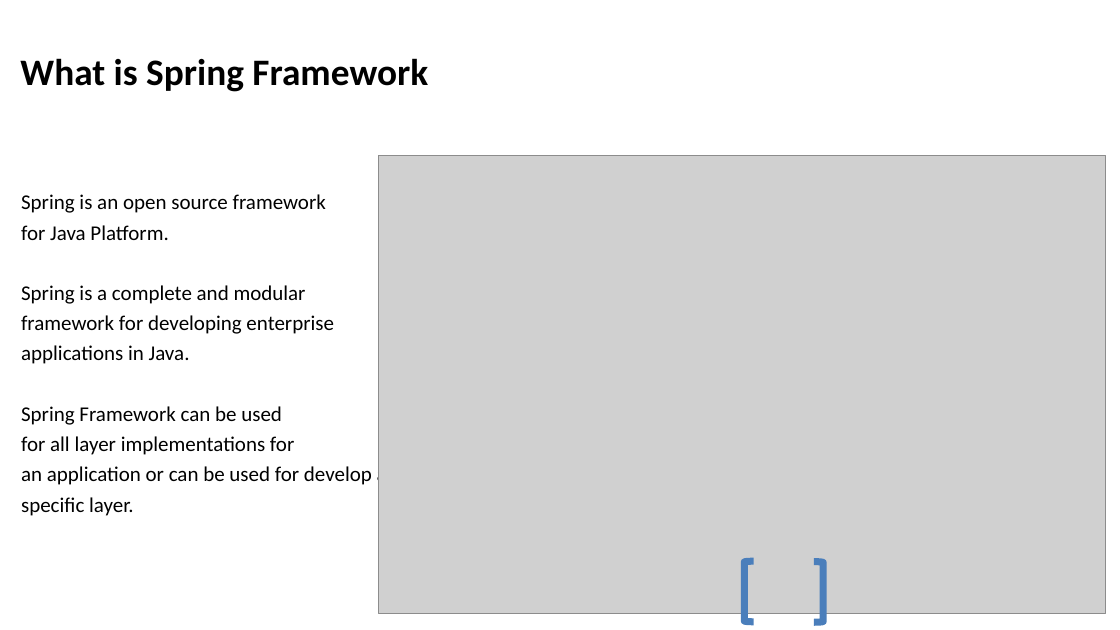
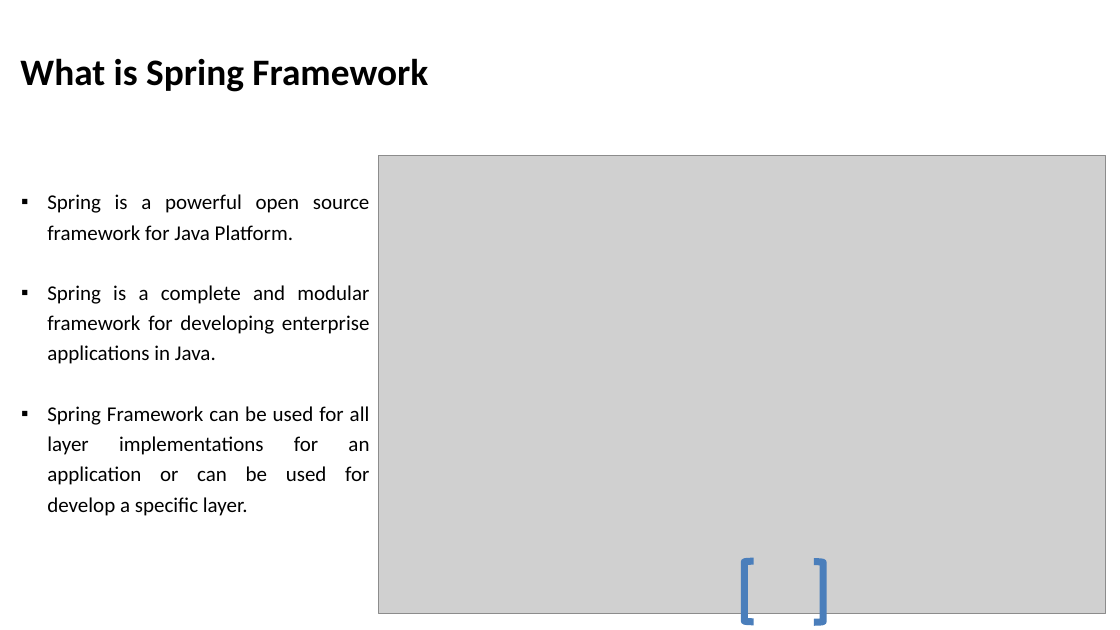
Before and after one commit to marcelovgomes/demo-internal-contacts, a slide deck: slide 3 of presentation_resources/spring-boot-demo-presentation.pptx. Drawn at 1120x630 pixels with LibreOffice and Linux fonts; fonts in the diff are those of the drawing; grey boxes stand for pictures. Boxes give left, top, right and bottom in pixels: in the first picture for what was removed or moved away, otherwise in the second. Text is boxed around its words. In the diff, an @@ line names an element or a change of style, - is before the commit and + after.

```diff
--- a/presentation_resources/spring-boot-demo-presentation.pptx
+++ b/presentation_resources/spring-boot-demo-presentation.pptx
@@ text at (47,194,370,240): text changed @@
-Spring is an open source framework
-for Java Platform.
+▪ Spring is a powerful open source framework for Java Platform.
@@ text at (47,285,370,364): alignment left to justified; bullet none to ▪ @@
@@ text at (47,406,370,516): text changed @@
-Spring Framework can be used
-for all layer implementations for
-an application or can be used for develop a specific layer.
+▪ Spring Framework can be used for all layer implementations for an application or can be used for develop a specific layer.
```
Also in this commit, not shown: 5 other slides changed, 3 slides added, 3 other files.
